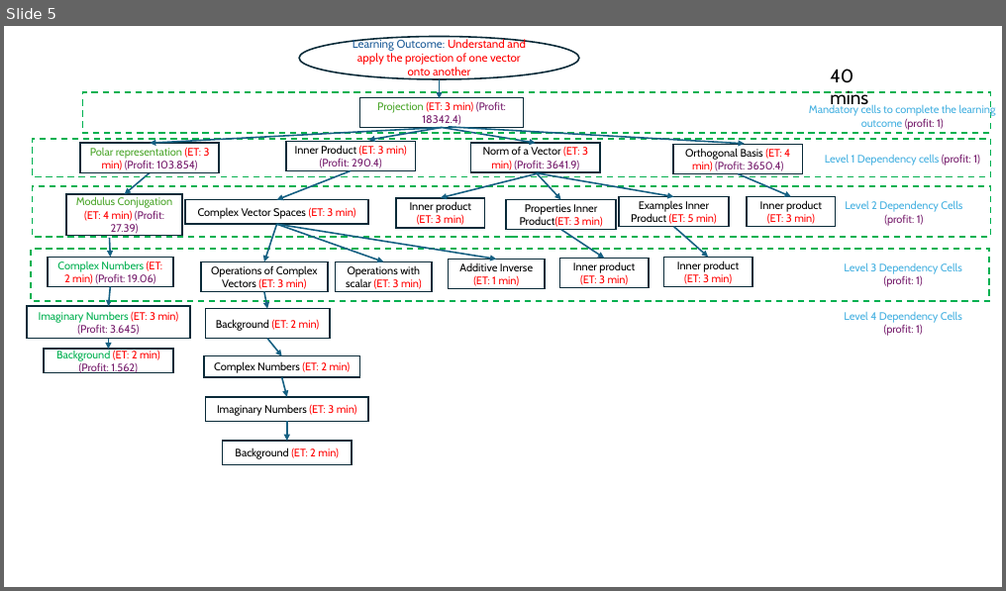
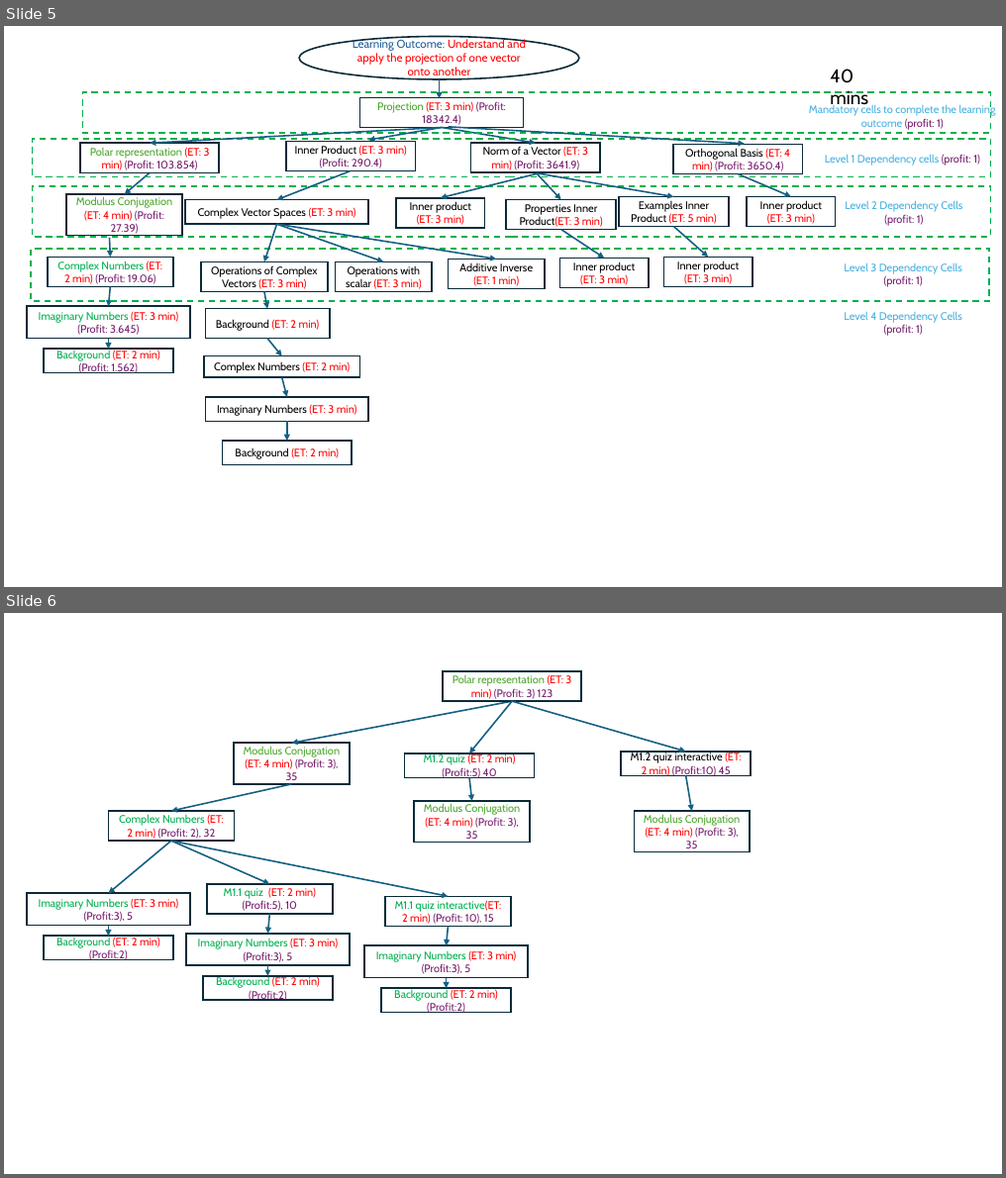
Before and after one commit to krishnapuja/QC_Notes, a slide deck: timing constraint implementation.pptx. Shown one above the other, each under a label of ours: slide 5 before the commit, slides 5 and 6 after it. The pictures are 1006x591 and 1006x1178 pixels, drawn with LibreOffice and Linux fonts; fonts in the diff are those of the drawing. Boxes give left, top, right and bottom in pixels: in the first picture for what was removed or moved away, otherwise in the second. Text is boxed around its words. In the diff, an @@ line names an element or a change of style, - is before the commit and + after.

Commit message:
powerpoint update

```diff
--- a/timing constraint implementation.pptx
+++ b/timing constraint implementation.pptx
@@ slide 6 added at [4,613,1002,1174], background #FFFFFF @@
@@ rectangle added at [443,671,581,701], outline #092A39 1.5 pt, 10.5 pt, text #4EA72E @@
+Polar representation (ET: 3 min) (Profit: 3) 123
@@ arrow added from (512, 701) to (291, 744), #156082 1.5 pt @@
@@ arrow added from (512, 701) to (469, 754), #156082 1.5 pt @@
@@ arrow added from (512, 701) to (686, 752), #156082 1.5 pt @@
@@ rectangle added at [234,744,350,784], outline #092A39 1.5 pt, 10.5 pt, text #4EA72E @@
+Modulus Conjugation (ET: 4 min) (Profit: 3), 35
@@ rectangle added at [405,754,534,777], outline #092A39 1.5 pt, 10.5 pt, text #78206E @@
+M1.2 quiz (ET: 2 min) (Profit:5) 40
@@ rectangle added at [621,752,750,775], outline #092A39 1.5 pt, 10.5 pt, text #000000 @@
+M1.2 quiz interactive (ET: 2 min) (Profit:10) 45
@@ arrow added from (291, 784) to (171, 811), #156082 1.5 pt @@
@@ arrow added from (469, 777) to (472, 801), #156082 1.5 pt @@
@@ arrow added from (686, 775) to (692, 811), #156082 1.5 pt @@
@@ rectangle added at [108,811,234,842], outline #092A39 1.5 pt, 10.5 pt, text #00B050 @@
+Complex Numbers (ET: 2 min) (Profit: 2), 32
@@ rectangle added at [414,801,530,842], outline #092A39 1.5 pt, 10.5 pt, text #4EA72E @@
+Modulus Conjugation (ET: 4 min) (Profit: 3), 35
@@ rectangle added at [635,811,749,853], outline #092A39 1.5 pt, 10.5 pt, text #4EA72E @@
+Modulus Conjugation (ET: 4 min) (Profit: 3), 35
@@ arrow added from (171, 841) to (108, 894), #156082 1.5 pt @@
@@ arrow added from (171, 841) to (269, 884), #156082 1.5 pt @@
@@ arrow added from (171, 841) to (448, 897), #156082 1.5 pt @@
@@ rectangle added at [27,894,190,926], outline #092A39 1.5 pt, 10.5 pt, text #00B050 @@
+Imaginary Numbers (ET: 3 min) (Profit:3), 5
@@ rectangle added at [207,884,333,914], outline #092A39 1.5 pt, 10.5 pt, text #78206E @@
+M1.1 quiz (ET: 2 min) (Profit:5), 10
@@ rectangle added at [385,897,511,927], outline #092A39 1.5 pt, 10.5 pt, text #00B050 @@
+M1.1 quiz interactive(ET: 2 min) (Profit: 10), 15
@@ rectangle added at [44,936,173,959], outline #092A39 1.5 pt, 10.5 pt, text #00B050 @@
+Background (ET: 2 min) (Profit:2)
@@ arrow added from (108, 926) to (108, 936), #156082 1.5 pt @@
@@ rectangle added at [186,934,350,965], outline #092A39 1.5 pt, 10.5 pt, text #00B050 @@
+Imaginary Numbers (ET: 3 min) (Profit:3), 5
@@ arrow added from (269, 914) to (267, 934), #156082 1.5 pt @@
@@ arrow added from (448, 927) to (447, 947), #156082 1.5 pt @@
@@ arrow added from (267, 965) to (267, 976), #156082 1.5 pt @@
@@ rectangle added at [364,947,528,978], outline #092A39 1.5 pt, 10.5 pt, text #00B050 @@
+Imaginary Numbers (ET: 3 min) (Profit:3), 5
@@ rectangle added at [203,976,333,1000], outline #092A39 1.5 pt, 10.5 pt, text #00B050 @@
+Background (ET: 2 min) (Profit:2)
@@ rectangle added at [381,989,511,1013], outline #092A39 1.5 pt, 10.5 pt, text #00B050 @@
+Background (ET: 2 min) (Profit:2)
@@ arrow added from (447, 978) to (447, 989), #156082 1.5 pt @@
```
Also in this commit, not shown: 1 other slide added, 3 other files.
